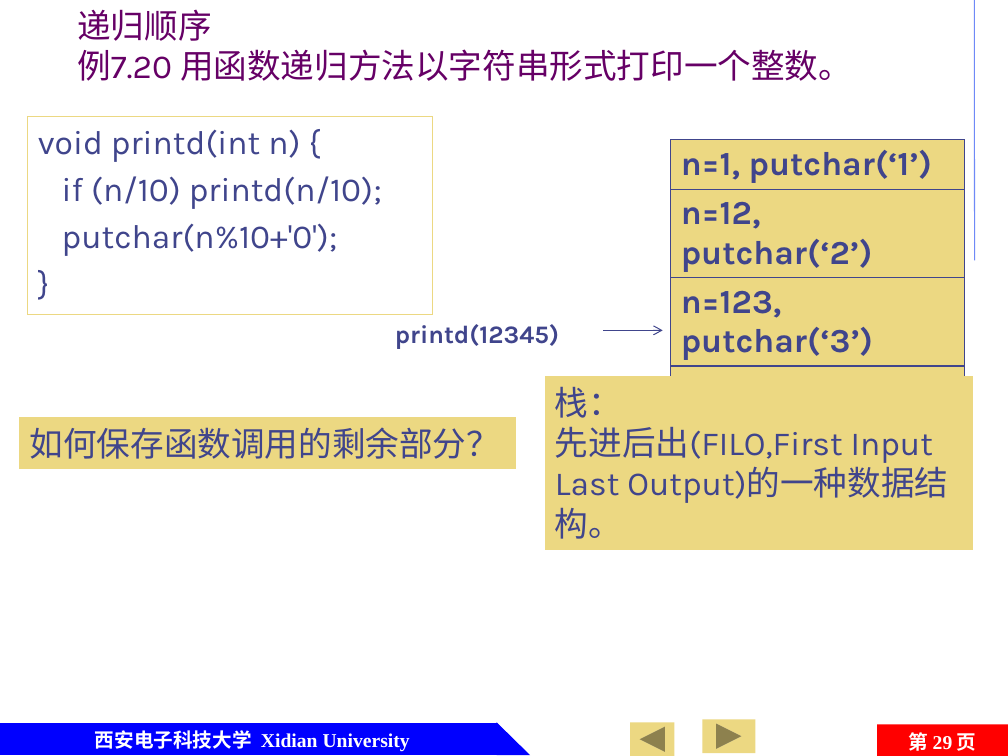
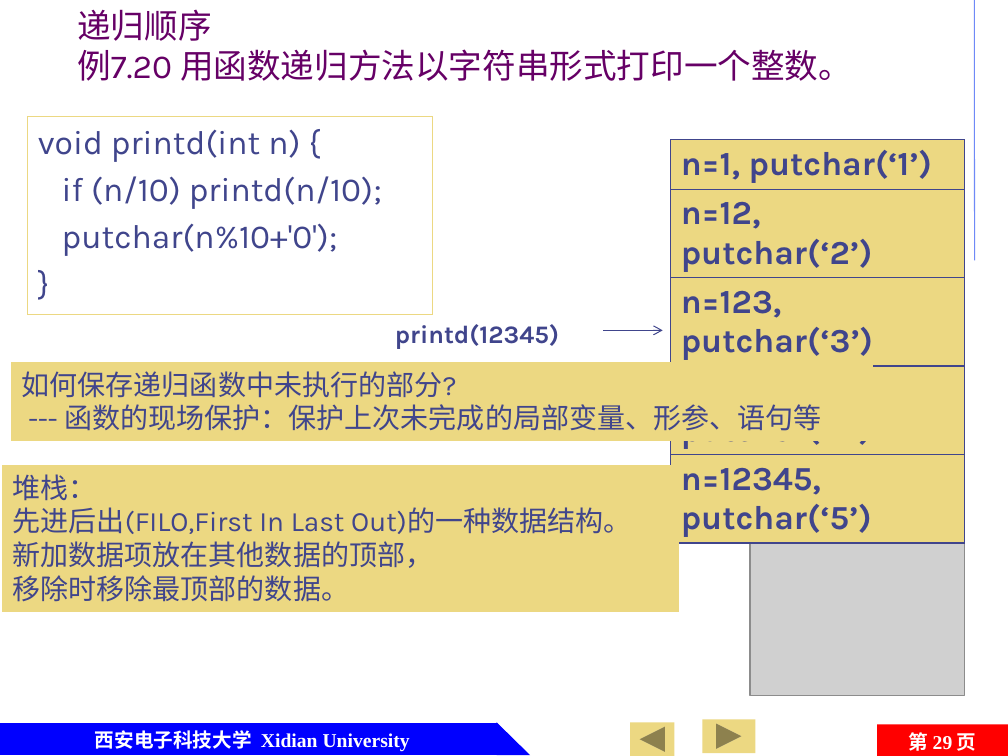
Before and after one commit to jtrfid/C-Repositories, a slide deck: slide 29 of 2016/C语言/课件/第7章 函数及变量存储类型.pptx. Drawn at 1008x756 pixels with LibreOffice and Linux fonts; fonts in the diff are those of the drawing; grey boxes stand for pictures; background and template pictures are left out. Boxes give left, top, right and bottom in pixels: in the first picture for what was removed or moved away, otherwise in the second. Text is boxed around its words. In the diff, an @@ line names an element or a change of style, - is before the commit and + after.

Commit message:
修订ch7，函数的递归调用

```diff
--- a/2016/C语言/课件/第7章 函数及变量存储类型.pptx
+++ b/2016/C语言/课件/第7章 函数及变量存储类型.pptx
@@ rectangle "如何保存递归函数中未执行的部分?": place and size @@
-rectangle "如何保存递归函数中未执行的部分?" at box(20, 417, 515, 468)
+rectangle "如何保存递归函数中未执行的部分?" at box(12, 362, 873, 439)
@@ text in rectangle at box(22, 371, 821, 431): text changed; size 24 to 20 pt @@
-如何保存函数调用的剩余部分？
+如何保存递归函数中未执行的部分?
+--- 函数的现场保护：保护上次未完成的局部变量、形参、语句等
@@ rectangle "堆栈：": place and size @@
-rectangle "堆栈：" at box(545, 377, 973, 550)
+rectangle "堆栈：" at box(3, 466, 679, 612)
@@ text in rectangle at box(13, 474, 631, 602): text changed; size 24 to 20 pt @@
-栈：
-先进后出(FILO,First Input Last Output)的一种数据结构。
+堆栈：
+先进后出(FILO,First In Last Out)的一种数据结构。
+新加数据项放在其他数据的顶部，
+移除时移除最顶部的数据。
@@ picture added at box(750, 459, 965, 696) @@
```
Also in this commit, not shown: 2 other slides changed.
